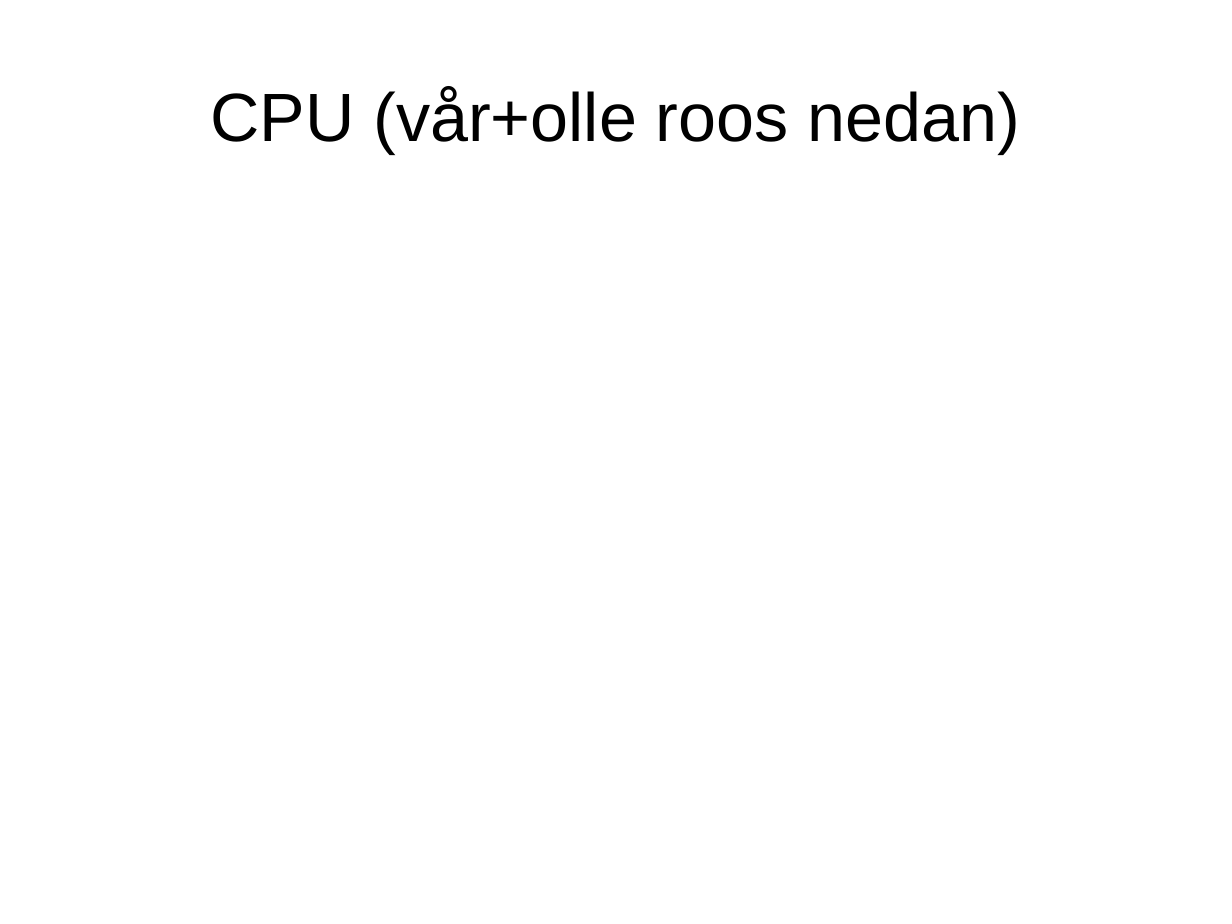
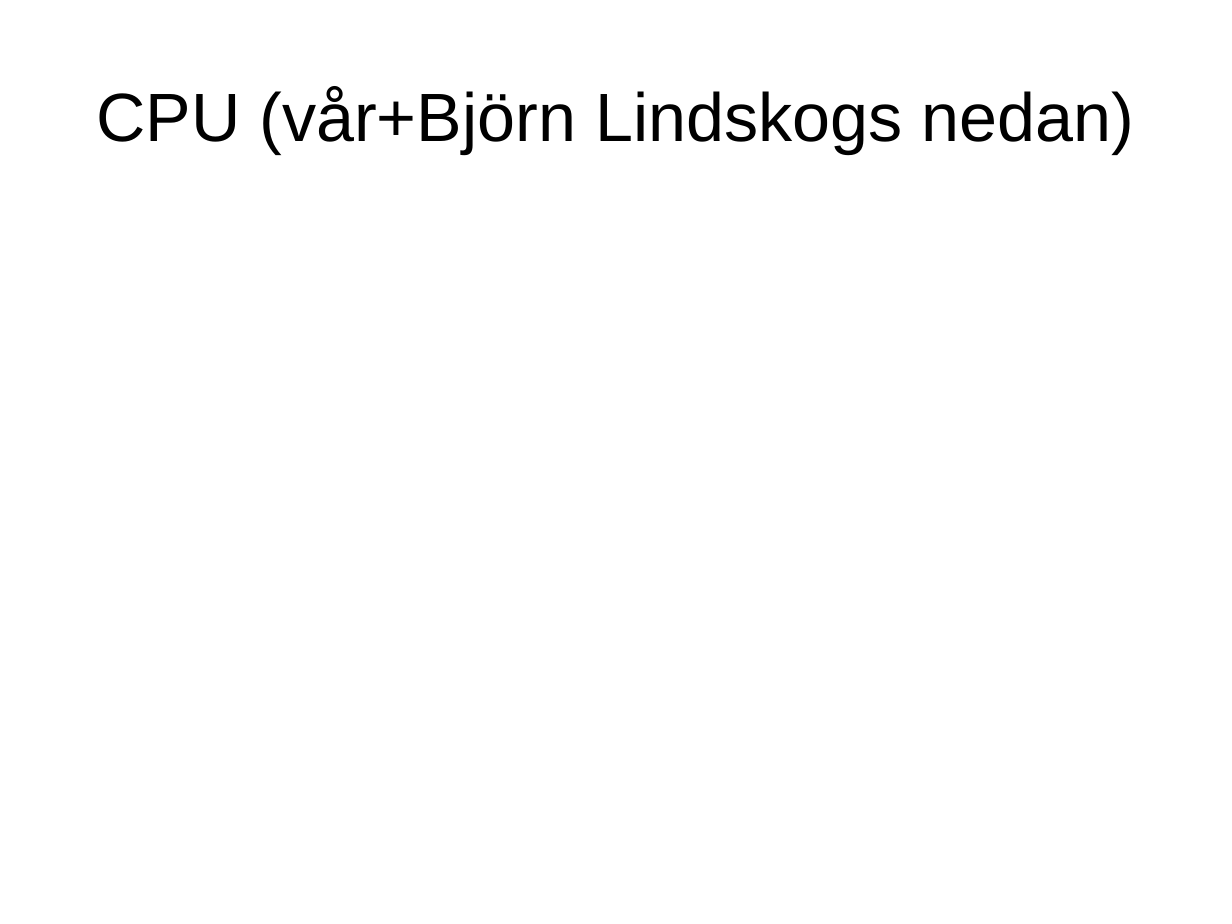
Before and after one commit to Jethro95/TSEA83_Graphing_Calculator, a slide deck: slide 8 of presentation/pp.odp. Drawn at 1232x924 pixels with LibreOffice and Linux fonts; fonts in the diff are those of the drawing. Boxes give left, top, right and bottom in pixels: in the first picture for what was removed or moved away, otherwise in the second. Text is boxed around its words. In the diff, an @@ line names an element or a change of style, - is before the commit and + after.

```diff
--- a/presentation/pp.odp
+++ b/presentation/pp.odp
@@ title at (96, 86, 1134, 153): text changed @@
-CPU (vår+olle roos nedan)
+CPU (vår+Björn Lindskogs nedan)
```
Also in this commit, not shown: 4 other slides changed, 2 other files.
